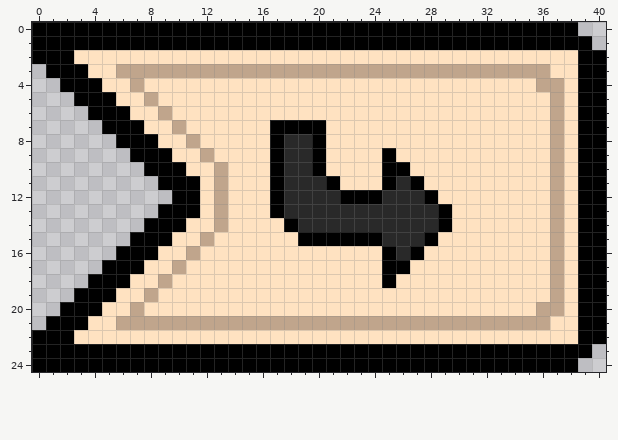
Pixel-art sprite, stored at public/icons/uiIcon/uiOpener.png. Above, as it was before the edit.
The file is 246x150 pixels, drawn in blocks of 6x6; one block is one cell here.
The result:
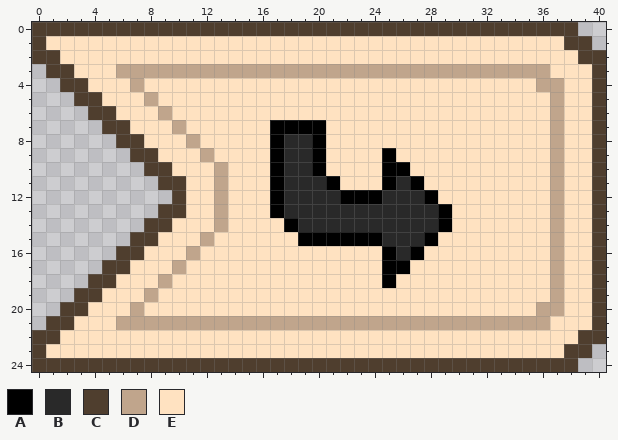
Palette (. is transparent): A #000000  B #292929  C #4f3e2e  D #c0a58c  E #ffe2c1
Changes in this commit:
Changed rows in their new state; - is an unchanged pixel.
first column x 0:
 0 CCCCCCCCCCCCCCCCCCCCCCCCCCCCCCCCCCCCCCC--
 1 CEEEEEEEEEEEEEEEEEEEEEEEEEEEEEEEEEEEEECC-
 2 CCE------------------------------------CC
 3 -CCE-----------------------------------EC
 4 --CCE----------------------------------EC
 5 ---CCE---------------------------------EC
 6 ----CCE--------------------------------EC
 7 -----CCE-------------------------------EC
 8 ------CCE------------------------------EC
 9 -------CCE-----------------------------EC
10 --------CCE----------------------------EC
11 ---------CCE---------------------------EC
12 ----------CE---------------------------EC
13 ---------CCE---------------------------EC
14 --------CCE----------------------------EC
15 -------CCE-----------------------------EC
16 ------CCE------------------------------EC
17 -----CCE-------------------------------EC
18 ----CCE--------------------------------EC
19 ---CCE---------------------------------EC
20 --CCE----------------------------------EC
21 -CCE-----------------------------------EC
22 CCE------------------------------------CC
23 CEEEEEEEEEEEEEEEEEEEEEEEEEEEEEEEEEEEEECC-
24 CCCCCCCCCCCCCCCCCCCCCCCCCCCCCCCCCCCCCCC--
Changed places in both pictures, as pixel boxes (x1, y1, x2, y2):
changed: (32, 22, 606, 372)
